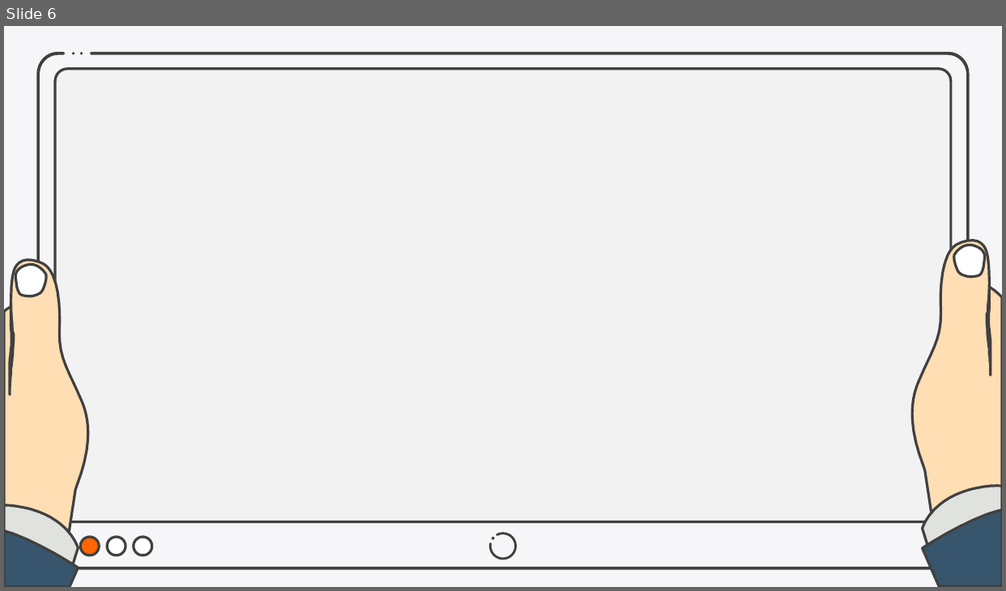
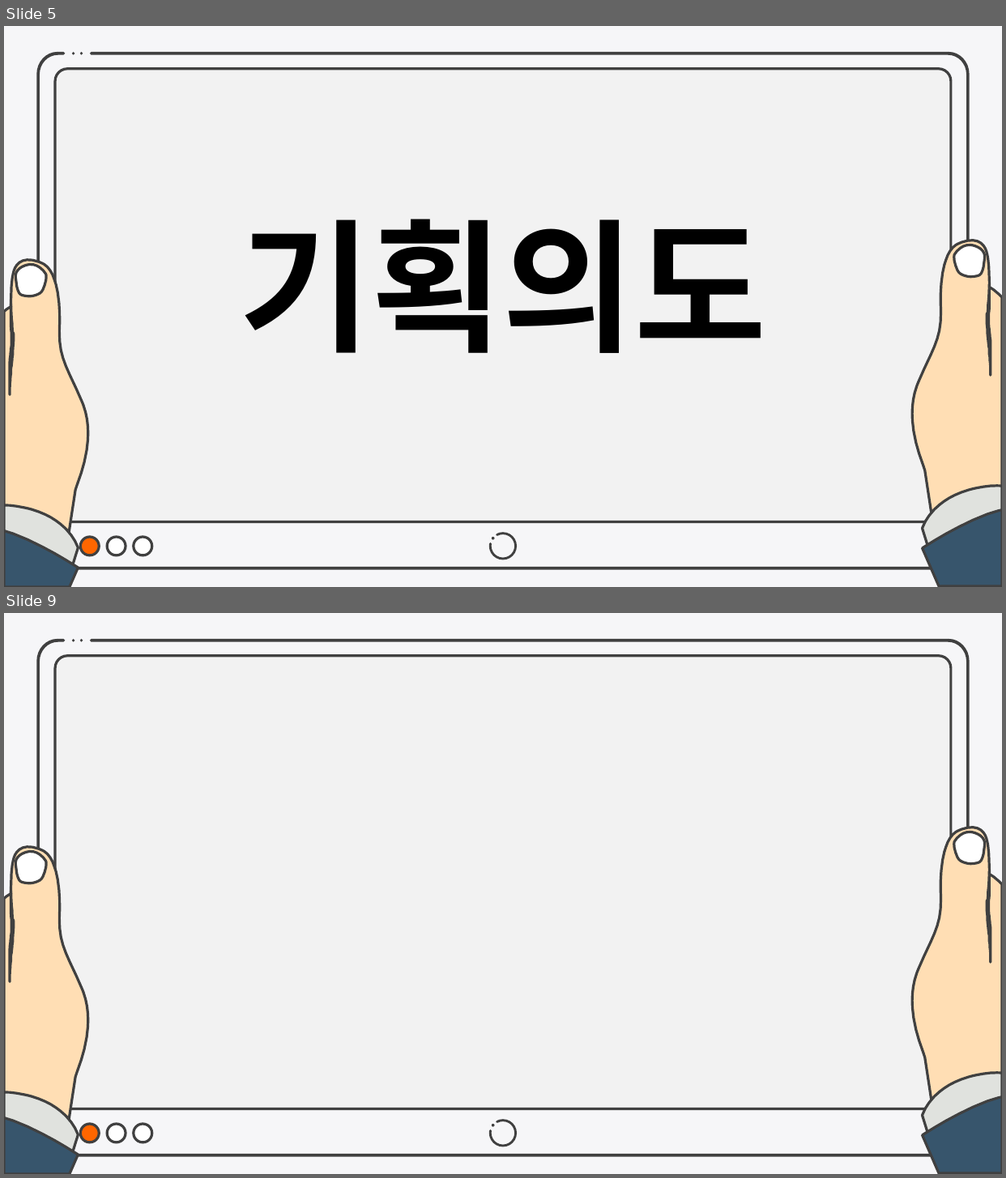
Before and after one commit to lee-dk/Final_Project, a slide deck: ppt/[융복합프로젝트]10조_또왓슈.pptx. Shown one above the other, each under a label of ours: slide 6 before the commit, slides 5 and 9 after it; the slides between them are not shown. The pictures are 1006x591 and 1006x1178 pixels, drawn with LibreOffice and Linux fonts; fonts in the diff are those of the drawing. Boxes give left, top, right and bottom in pixels: in the first picture for what was removed or moved away, otherwise in the second. Text is boxed around its words. In the diff, an @@ line names an element or a change of style, - is before the commit and + after.

```diff
--- a/ppt/[융복합프로젝트]10조_또왓슈.pptx
+++ b/ppt/[융복합프로젝트]10조_또왓슈.pptx
@@ slide 5 added at (4, 26, 1002, 587), background #F6F6F8 @@
@@ text added at (239, 219, 767, 353), 138 pt, text #000000, bold @@
+기획의도
@@ group added at (4, 52, 1002, 587): 11 freeform shapes, 4 ellipses, 1 round same rect, 1 arc (boxed as its full ellipse) @@
@@ what was slide 6 is now slide 9 @@
```
Also in this commit, not shown: 3 slides changed, 12 other slides added.
